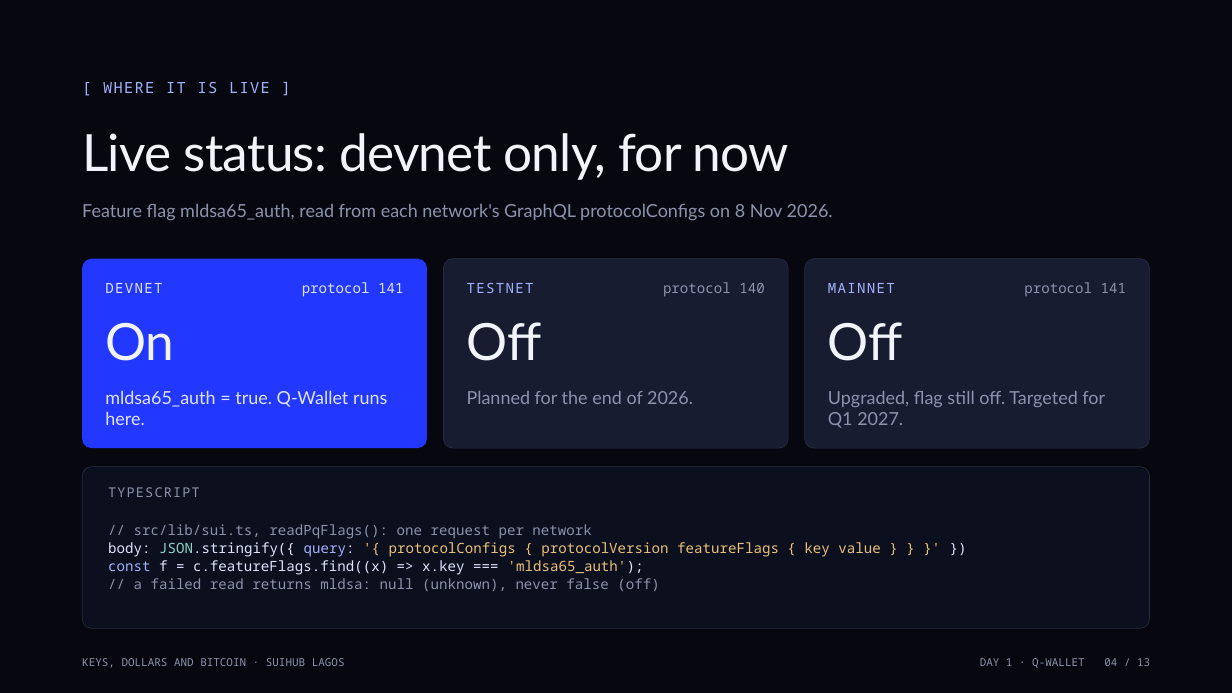
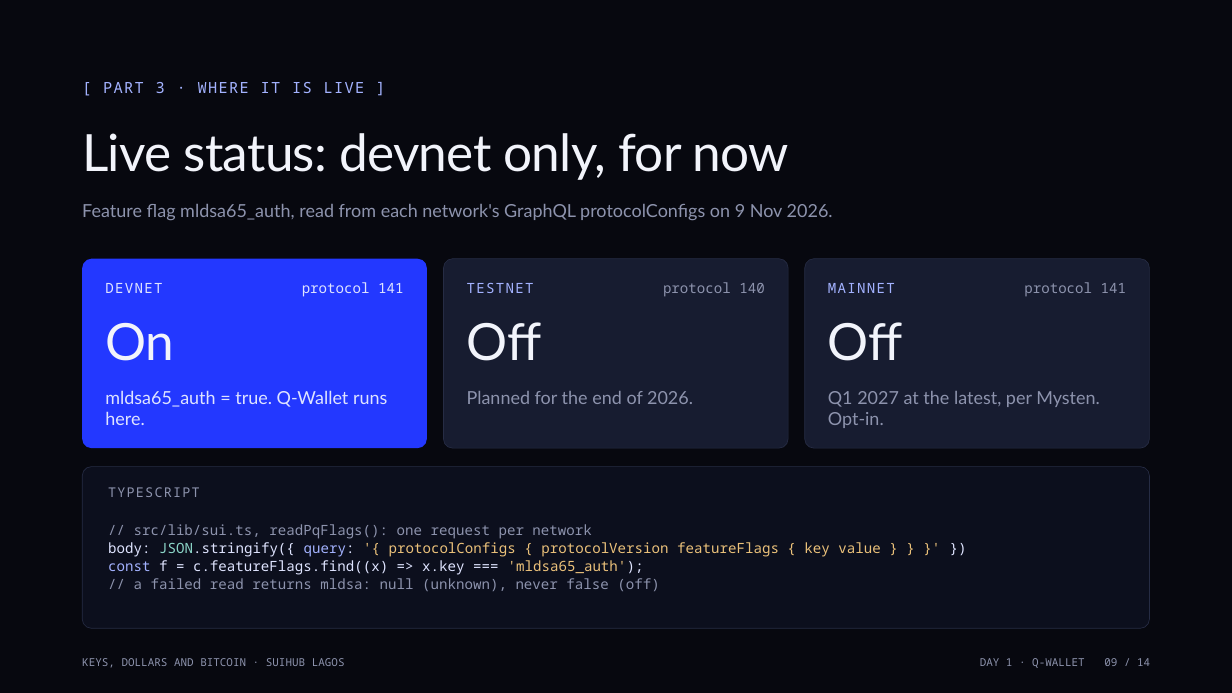
Before and after one commit to Nuel-osas/day1-quantum-safe-wallet, a slide deck: slide 9 of teaching/Day1_Quantum_Safe_Sui.pptx (slide 4 before the commit). Drawn at 1232x693 pixels with LibreOffice and Linux fonts; fonts in the diff are those of the drawing. Boxes give left, top, right and bottom in pixels: in the first picture for what was removed or moved away, otherwise in the second. Text is boxed around its words. In the diff, an @@ line names an element or a change of style, - is before the commit and + after.

```diff
--- a/teaching/Day1_Quantum_Safe_Sui.pptx
+++ b/teaching/Day1_Quantum_Safe_Sui.pptx
@@ text at bbox=[103, 82, 365, 93]: text changed @@
-[ WHERE IT IS LIVE ]
+[ PART 3 · WHERE IT IS LIVE ]
@@ text at bbox=[82, 204, 833, 220]: text changed @@
-Feature flag mldsa65_auth, read from each network's GraphQL protocolConfigs on 8 Nov 2026.
+Feature flag mldsa65_auth, read from each network's GraphQL protocolConfigs on 9 Nov 2026.
@@ text at bbox=[828, 391, 1100, 428]: text changed @@
-Upgraded, flag still off. Targeted for Q1 2027.
+Q1 2027 at the latest, per Mysten. Opt-in.
@@ text at bbox=[980, 658, 1150, 668]: text changed @@
-DAY 1 · Q-WALLET 04 / 13
+DAY 1 · Q-WALLET 09 / 14
```
Also in this commit, not shown: 7 other slides changed, 6 slides added, 5 slides removed, 4 other files.
